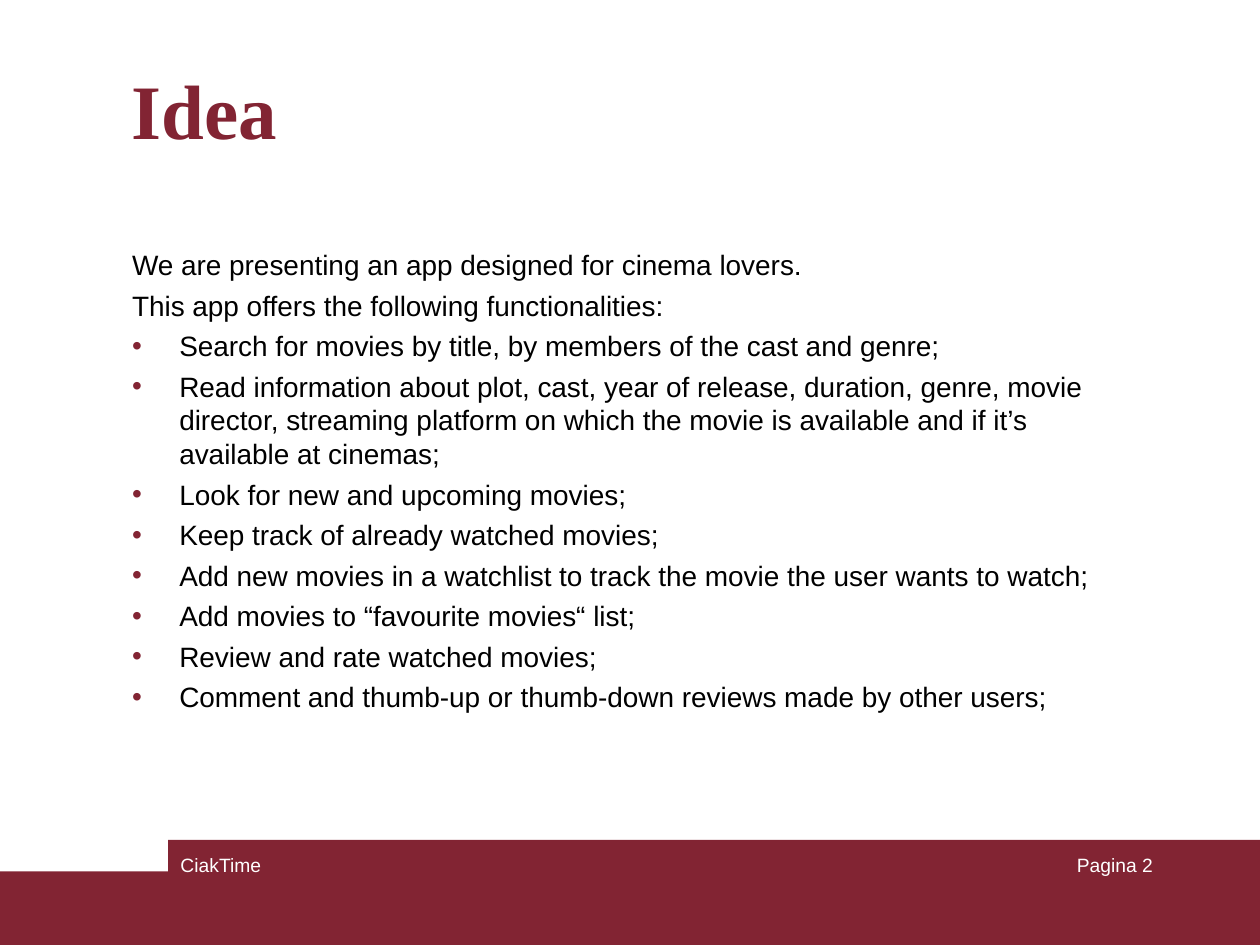
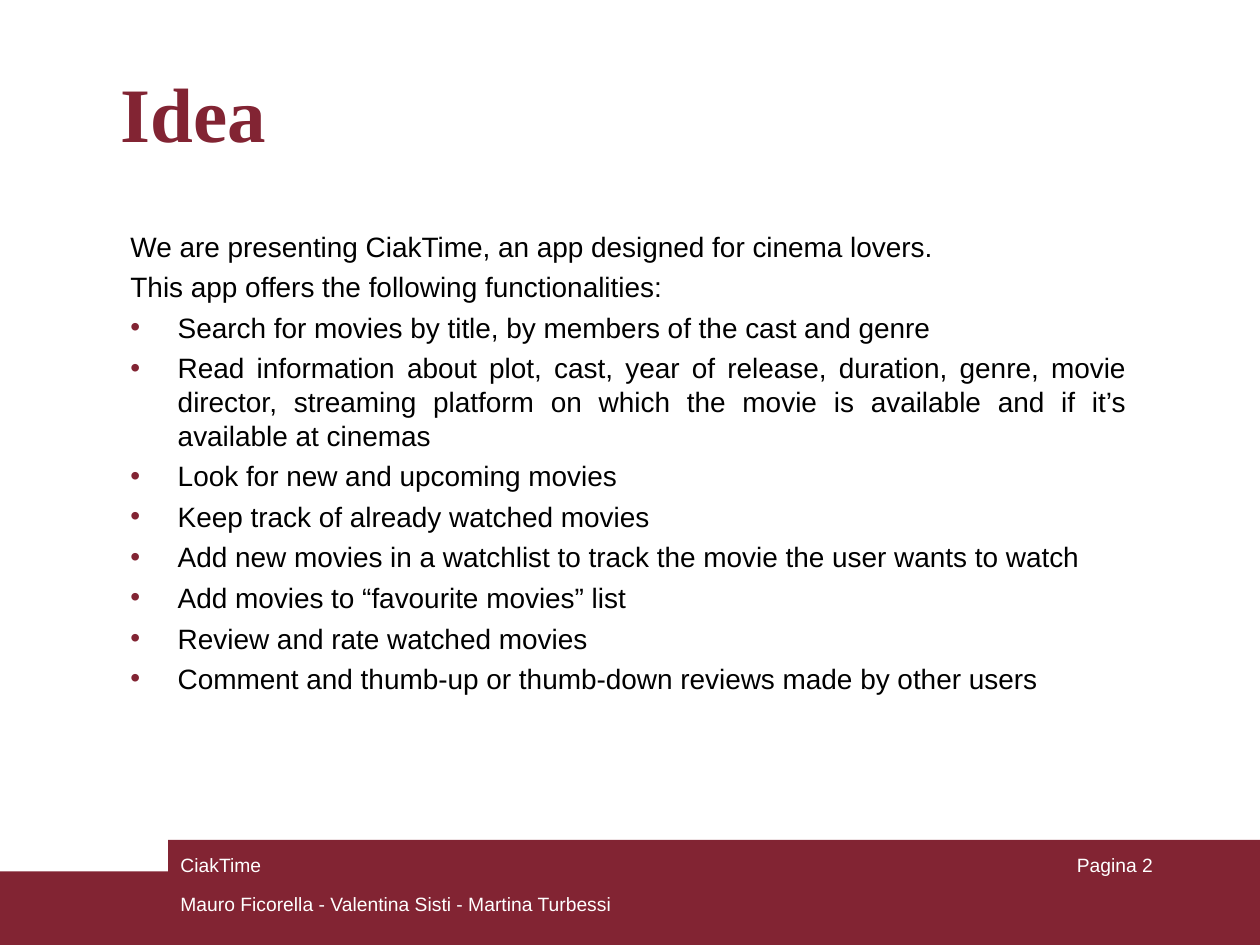
Before and after one commit to mauroficorella/Human-Computer-Interaction, a slide deck: slide 2 of Documentazione/presentazione.ppt. Drawn at 1260x945 pixels with LibreOffice and Linux fonts; fonts in the diff are those of the drawing. Boxes give left, top, right and bottom in pixels: in the first picture for what was removed or moved away, otherwise in the second. Text is boxed around its words. In the diff, an @@ line names an element or a change of style, - is before the commit and + after.

```diff
--- a/Documentazione/presentazione.ppt
+++ b/Documentazione/presentazione.ppt
@@ title "Idea": place and size @@
-title "Idea" at [132, 85, 277, 140]
+title "Idea" at [121, 88, 266, 143]
@@ text "We are presenting CiakTime, an ...": place and size @@
-text "We are presenting CiakTime, an ..." at [132, 254, 1088, 713]
+text "We are presenting CiakTime, an ..." at [130, 236, 1126, 694]
@@ text at [130, 236, 932, 262]: text changed @@
-We are presenting an app designed for cinema lovers.
+We are presenting CiakTime, an app designed for cinema lovers.
@@ text at [130, 276, 662, 303]: alignment left to justified @@
@@ text at [178, 317, 1126, 694]: text changed @@
-• Search for movies by title, by members of the cast and genre;
-• Read information about plot, cast, year of release, duration, genre, movie director, streaming platform on which the movie is available and if it’s available at cinemas;
-• Look for new and upcoming movies;
-• Keep track of already watched movies;
-• Add new movies in a watchlist to track the movie the user wants to watch;
-• Add movies to “favourite movies“ list;
-• Review and rate watched movies;
-• Comment and thumb-up or thumb-down reviews made by other users;
+• Search for movies by title, by members of the cast and genre
+• Read information about plot, cast, year of release, duration, genre, movie director, streaming platform on which the movie is available and if it’s available at cinemas
+• Look for new and upcoming movies
+• Keep track of already watched movies
+• Add new movies in a watchlist to track the movie the user wants to watch
+• Add movies to “favourite movies” list
+• Review and rate watched movies
+• Comment and thumb-up or thumb-down reviews made by other users
@@ text added at [180, 897, 611, 911], 11 pt, text #FFFFFF @@
+Mauro Ficorella - Valentina Sisti - Martina Turbessi
```
Also in this commit, not shown: 7 other slides changed, 1 slide removed.
